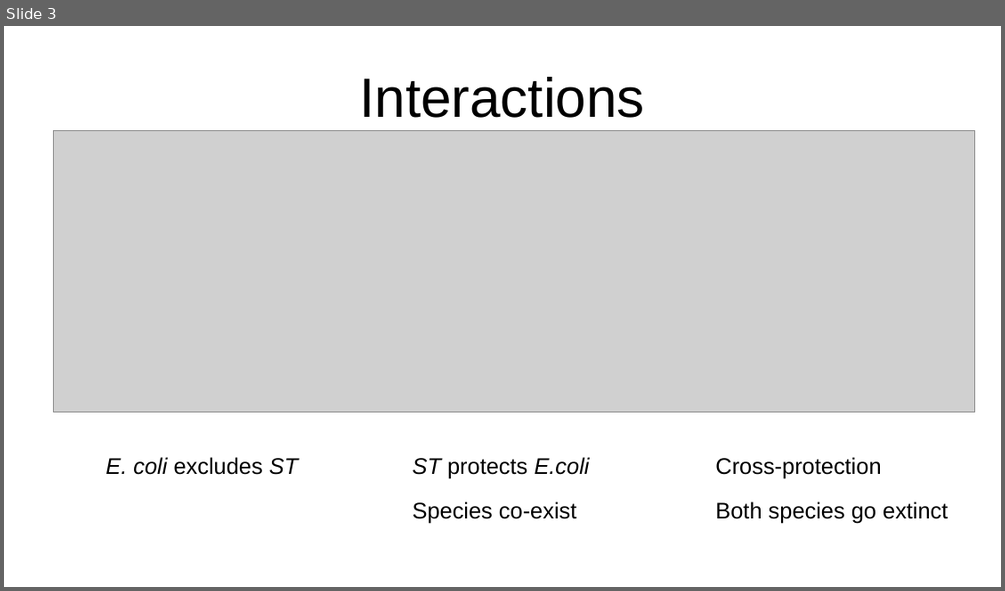
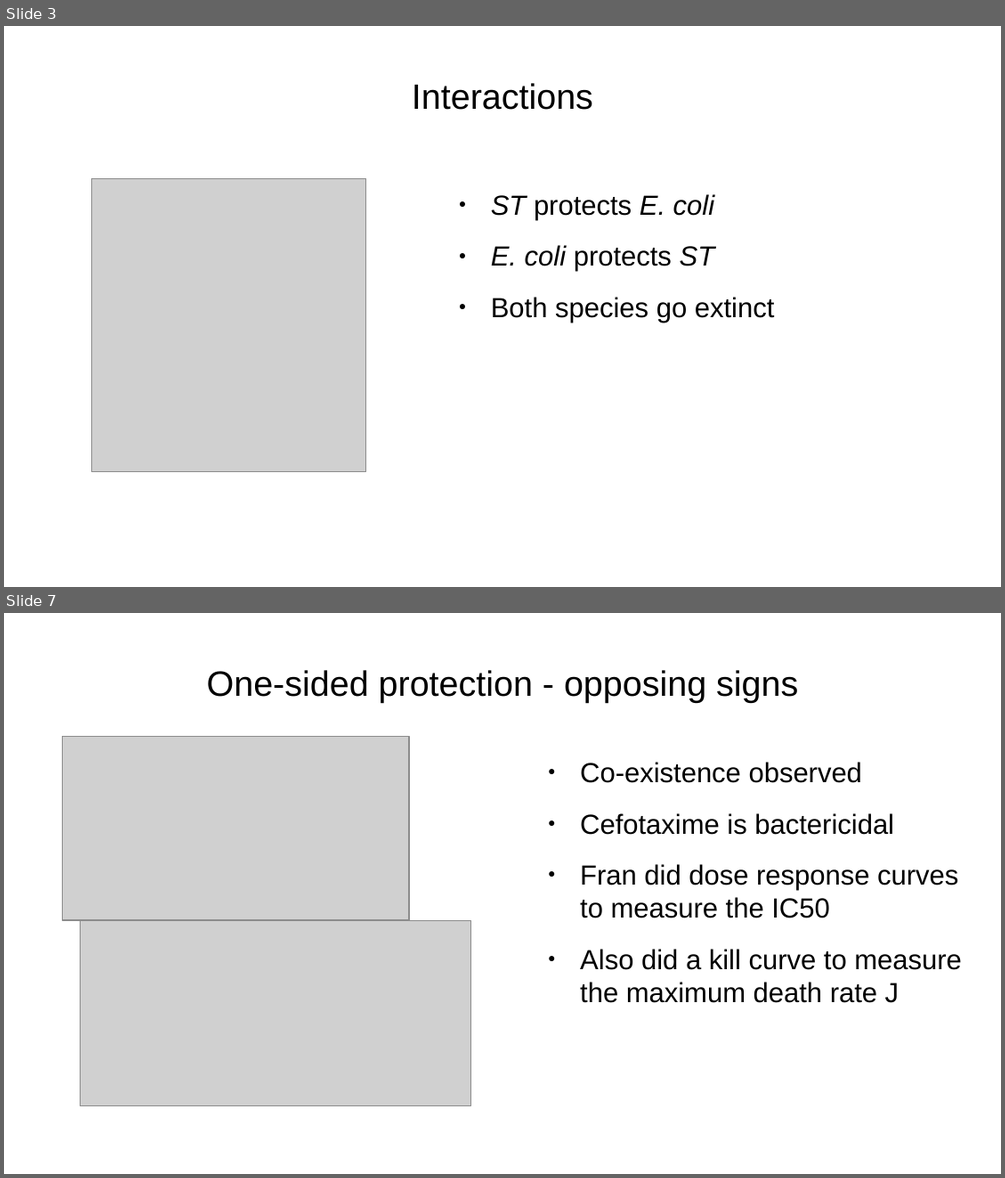
Before and after one commit to nahanoo/toxicity_kuleuven, a slide deck: presentation.odp. Shown one above the other, each under a label of ours: slide 3 before the commit, slides 3 and 7 after it; the slides between them are not shown. The pictures are 1005x591 and 1005x1178 pixels, drawn with LibreOffice and Linux fonts; fonts in the diff are those of the drawing; grey boxes stand for pictures. Boxes give left, top, right and bottom in pixels: in the first picture for what was removed or moved away, otherwise in the second. Text is boxed around its words. In the diff, an @@ line names an element or a change of style, - is before the commit and + after.

```diff
--- a/presentation.odp
+++ b/presentation.odp
@@ slide 7 added at bbox=[4, 613, 1001, 1174], background #FFFFFF @@
@@ title added at bbox=[207, 670, 798, 703], 28 pt, text #000000 @@
+One-sided protection - opposing signs
@@ picture added at bbox=[62, 736, 408, 920] @@
@@ text added at bbox=[580, 762, 962, 1003], 22 pt, text #000000 @@
+● Co-existence observed
+● Cefotaxime is bactericidal
+● Fran did dose response curves to measure the IC50
+● Also did a kill curve to measure the maximum death rate J
@@ picture added at bbox=[80, 921, 470, 1106] @@
@@ slide 3 changed as well @@
@@ title "Interactions" at bbox=[412, 83, 593, 110]: size 44 to 28 pt @@
@@ picture: place and size @@
-picture at bbox=[54, 131, 976, 413]
+picture at bbox=[92, 178, 367, 471]
@@ text added at bbox=[491, 194, 775, 322], 22 pt, text #000000 @@
+● ST protects E. coli
+● E. coli protects ST
+● Both species go extinct
@@ text removed at bbox=[105, 457, 298, 475] @@
-E. coli excludes ST
@@ text removed at bbox=[413, 457, 590, 524] @@
-ST protects E.coli
-Species co-exist
@@ text removed at bbox=[715, 457, 947, 524] @@
-Cross-protection
-Both species go extinct
```
Also in this commit, not shown: 1 other slide changed, 15 other slides added, 2 slides removed, 28 other files.
